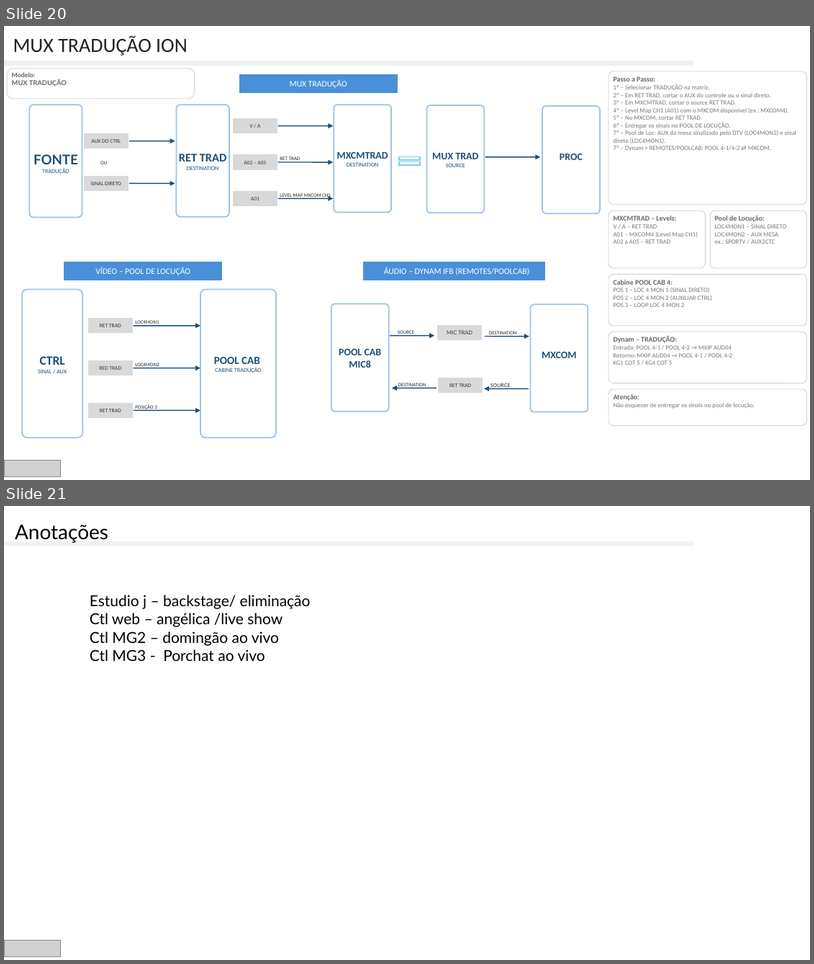
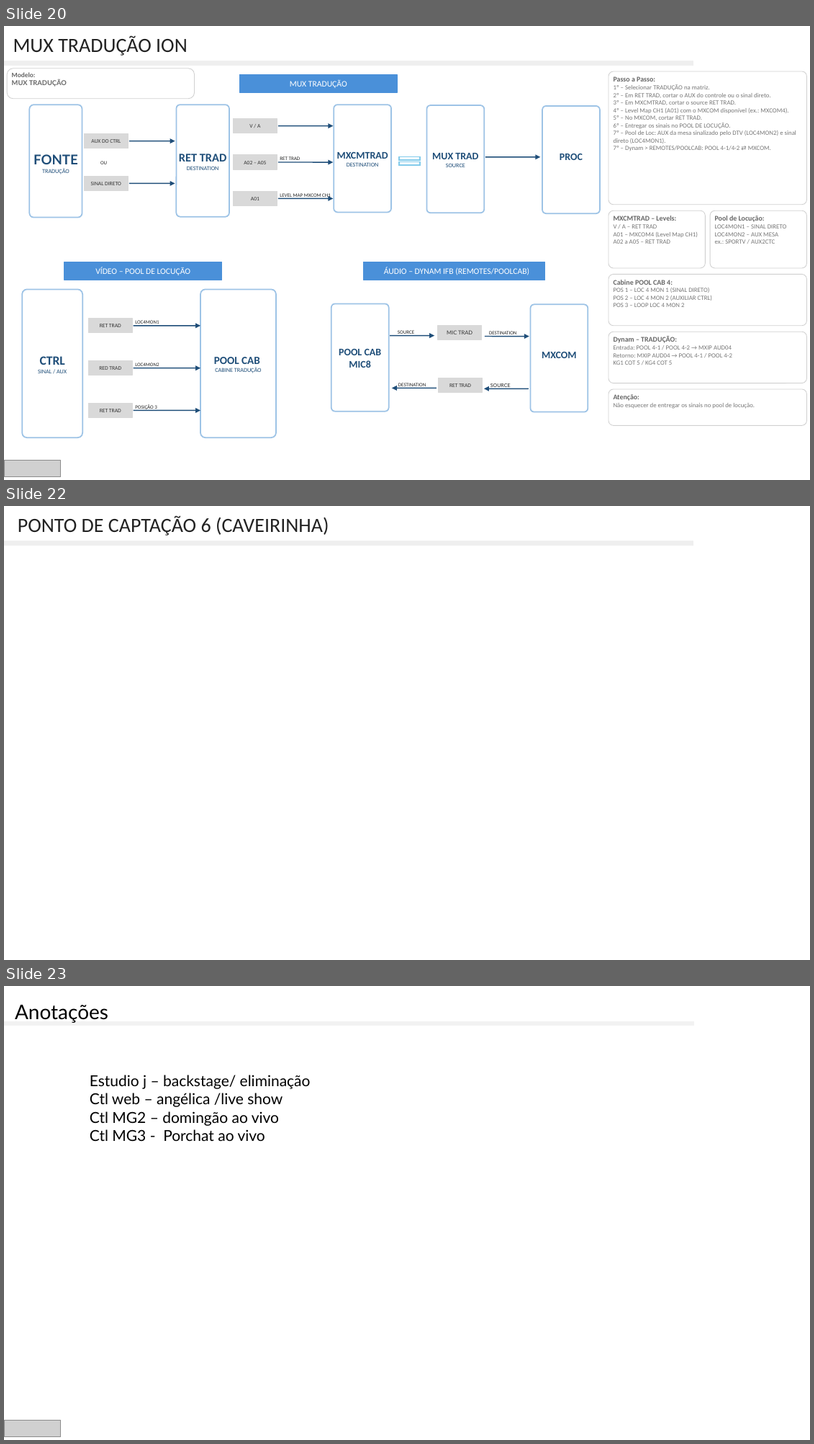
Before and after one commit to cot-ion/central-eventos, a slide deck: pptx/INFOGRAFICO PRODUÇÕES COT 2025.pptx. Shown one above the other, each under a label of ours: slides 20 and 21 before the commit, slides 20, 22 and 23 after it; the slides between them are not shown. The pictures are 814x964 and 814x1444 pixels, drawn with LibreOffice and Linux fonts; fonts in the diff are those of the drawing; grey boxes stand for pictures. Boxes give left, top, right and bottom in pixels: in the first picture for what was removed or moved away, otherwise in the second. Text is boxed around its words. In the diff, an @@ line names an element or a change of style, - is before the commit and + after.

```diff
--- a/pptx/INFOGRAFICO PRODUÇÕES COT 2025.pptx
+++ b/pptx/INFOGRAFICO PRODUÇÕES COT 2025.pptx
@@ slide 22 added at (4, 506, 810, 960), background #FFFFFF @@
@@ text added at (18, 515, 329, 536), 24 pt, text #222222 @@
+PONTO DE CAPTAÇÃO 6 (CAVEIRINHA)
@@ rectangle added at (4, 541, 694, 546), fill #EFEFEF, outline #EFEFEF 1 pt @@
@@ what was slide 21 is now slide 23 @@
```
Also in this commit, not shown: 1 other slide added, 1 other file.
